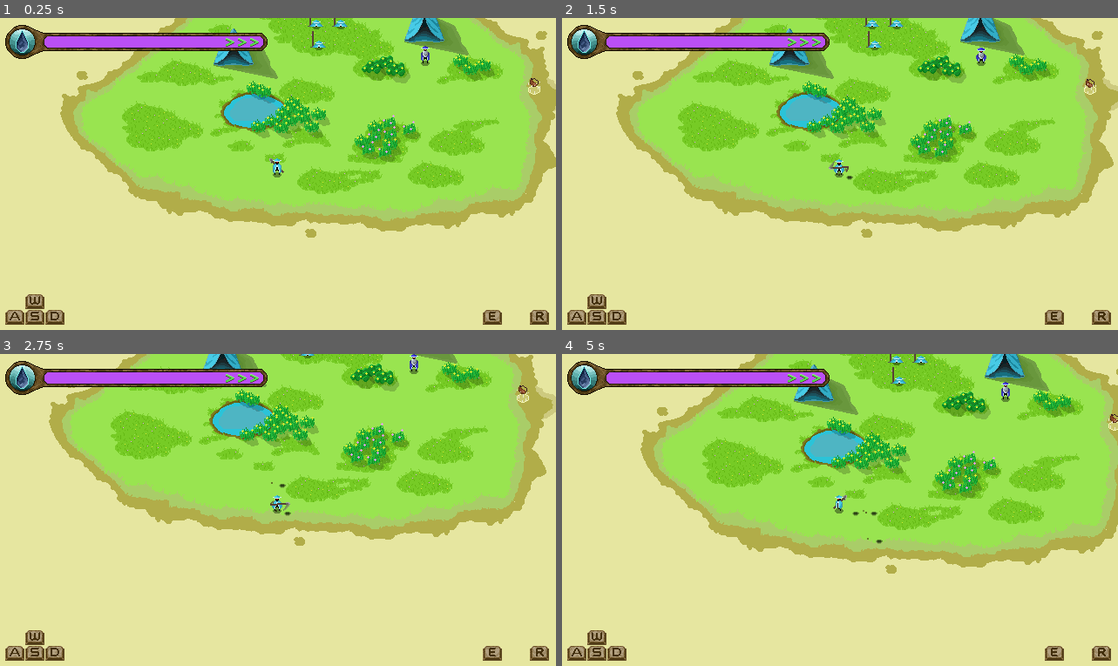
Above: before the commit, frames 1-4 (two rows, left to right).
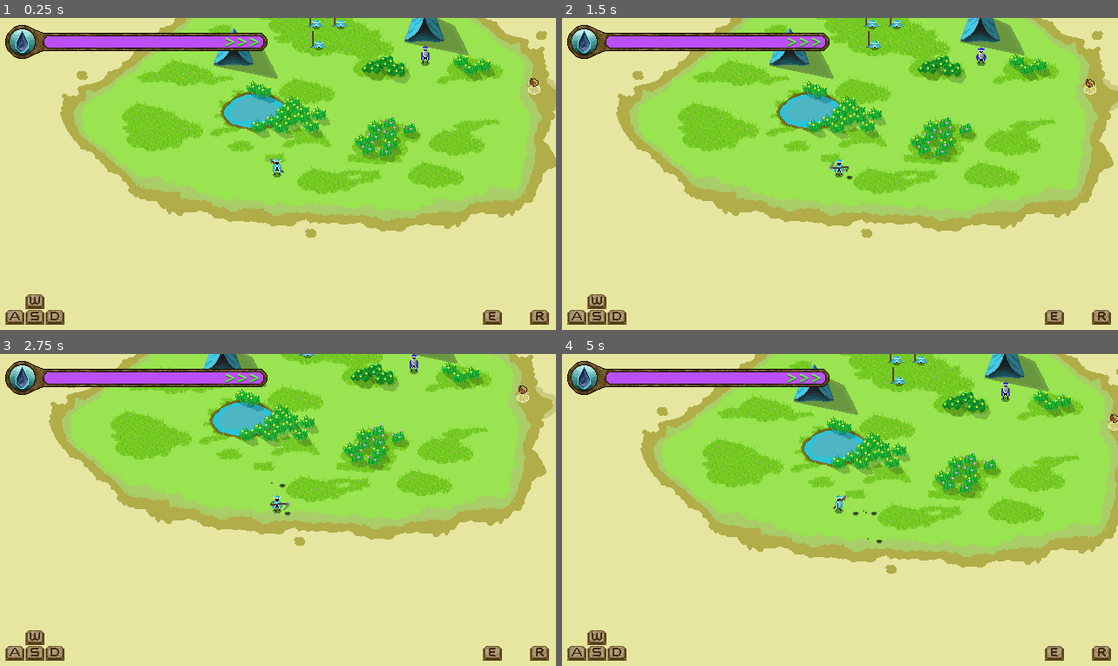
Above: after the commit, the same moments.

Repository: ObliteratedEntertainment/PixelGameJam2024
Game: Godot game, scene res://main.tscn
Two runs of this game, one before a commit and one after it. Both use one fixed random seed, a clock stepped at 60 frames per second and the inputs below.
Inputs:
- Up to frame 1 (0.25 s): no input
- Up to frame 2 (1.5 s): hold Right (ui_right) 0.53-1.28 s; tap E (player_dig) at 0.6, 1.35 s; hold Down (ui_down) from 1.28 s (still down)
- Up to frame 3 (2.75 s): release Down (ui_down) at 2.03 s; hold Right (ui_right) from 2.03 s (still down); tap E (player_dig) at 2.1 s
- Up to frame 4 (5 s): release Right (ui_right) at 2.78 s; hold Up (ui_up) 2.78-3.53 s; tap E (player_dig) at 2.85, 3.6, 4.35 s; hold Left (ui_left) from 3.53 s (still down)

The runs differ from the first frame. In frame 1, 0.3% of the frame differs, in the area x 38-84%, y 0-17%; in frame 2, 0.3%; in frame 3, 0.1%; in frame 4, 0.4%, in the area x 41-87%, y 0-17%.

Commit message:
Fix tent shadow. Added helper utility in editor to judge how far a player can move with water limitations

Diff:
--- a/decorations/tent_1.tscn
+++ b/decorations/tent_1.tscn
@@ -6,19 +6,22 @@
 [node name="Tent1" type="StaticBody2D"]
 
 [node name="Sprite2D" type="Sprite2D" parent="."]
+clip_children = 2
 position = Vector2(0, -27)
 texture = ExtResource("1_hrruu")
 
-[node name="Shadow" type="Sprite2D" parent="."]
+[node name="Shadow" type="Sprite2D" parent="Sprite2D"]
 self_modulate = Color(1, 1, 1, 0.392157)
+show_behind_parent = true
 z_index = 1
-position = Vector2(0, -27)
 texture = ExtResource("2_ba53f")
 
 [node name="CollisionPolygon2D" type="CollisionPolygon2D" parent="."]
+visible = false
 polygon = PackedVector2Array(-24, 0, 22, 0, 12, -28, -14, -28)
 
 [node name="Area2D" type="Area2D" parent="."]
+visible = false
 collision_layer = 4
 collision_mask = 0
 
--- a/utils/max_distance_helper.gd
+++ b/utils/max_distance_helper.gd
@@ -1,12 +1,39 @@
 @tool
 extends Node2D
 
-@export var used_flasks := 0
-@export var used_cactus_digs := 0
+@export var include_base_water := 100.0 : set = _base_set
+@export var used_flasks := 0 : set = _flask_set
+@export var used_cactus_digs := 0 : set = _cactus_set
+
+@export var display_color := Color.RED : set = _change_color
 
 # Called when the node enters the scene tree for the first time.
 func _ready() -> void:
-	pass # Replace with function body.
+
+	if not is_part_of_edited_scene():
+		queue_free()
+		return
+
+	queue_redraw()
 
 func _draw() -> void:
-	pass
+	var circle_size = 80.0 * 20.0 * ((include_base_water/100.0) + used_flasks + 0.5 * used_cactus_digs)
+	draw_arc(Vector2.ZERO, circle_size, 0.0, 2*PI, 64, display_color, 8.0)
+
+	queue_redraw()
+
+func _change_color(val: Color):
+	display_color = val
+	queue_redraw()
+
+func _base_set(val: float) -> void:
+	include_base_water = minf(val, 100.0)
+	queue_redraw()
+
+func _flask_set(val: int):
+	used_flasks = val
+	queue_redraw()
+
+func _cactus_set(val: int):
+	used_cactus_digs = val
+	queue_redraw()
--- /dev/null
+++ b/utils/max_distance_helper.tscn
@@ -0,0 +1,6 @@
+[gd_scene load_steps=2 format=3 uid="uid://cnmlij35vo4ia"]
+
+[ext_resource type="Script" path="res://utils/max_distance_helper.gd" id="1_ng24j"]
+
+[node name="MaxDistanceHelper" type="Node2D"]
+script = ExtResource("1_ng24j")
--- a/world.tscn
+++ b/world.tscn
@@ -1,7 +1,7 @@
 [gd_scene load_steps=5 format=3 uid="uid://dic8xj22l5wul"]
 
 [ext_resource type="PackedScene" uid="uid://dgvotwqi8xwg" path="res://player.tscn" id="1_e1qv5"]
-[ext_resource type="Script" path="res://utils/max_distance_helper.gd" id="4_126kj"]
+[ext_resource type="PackedScene" uid="uid://cnmlij35vo4ia" path="res://utils/max_distance_helper.tscn" id="4_fid62"]
 [ext_resource type="Script" path="res://player_deaths_manager.gd" id="19_dbppj"]
 [ext_resource type="PackedScene" uid="uid://cmn5brqbir8ed" path="res://oases/starting_oasis.tscn" id="20_fn41c"]
 
@@ -32,8 +32,10 @@
 [node name="StartingOasis" parent="Oases" instance=ExtResource("20_fn41c")]
 position = Vector2(-3, -2)
 
-[node name="MaxDistanceHelper" type="Node2D" parent="Oases"]
-script = ExtResource("4_126kj")
+[node name="MaxDistanceHelper2" parent="Oases/StartingOasis" instance=ExtResource("4_fid62")]
+position = Vector2(328, -15)
+include_base_water = 25.0
+display_color = Color(0.182124, 0.641811, 0, 1)
 
 [node name="DesertZones" type="Node2D" parent="."]
 y_sort_enabled = true
Binary file changed: sprites/buildings/tent_1.aseprite
Binary file changed: sprites/buildings/tent_1_shadow.png
